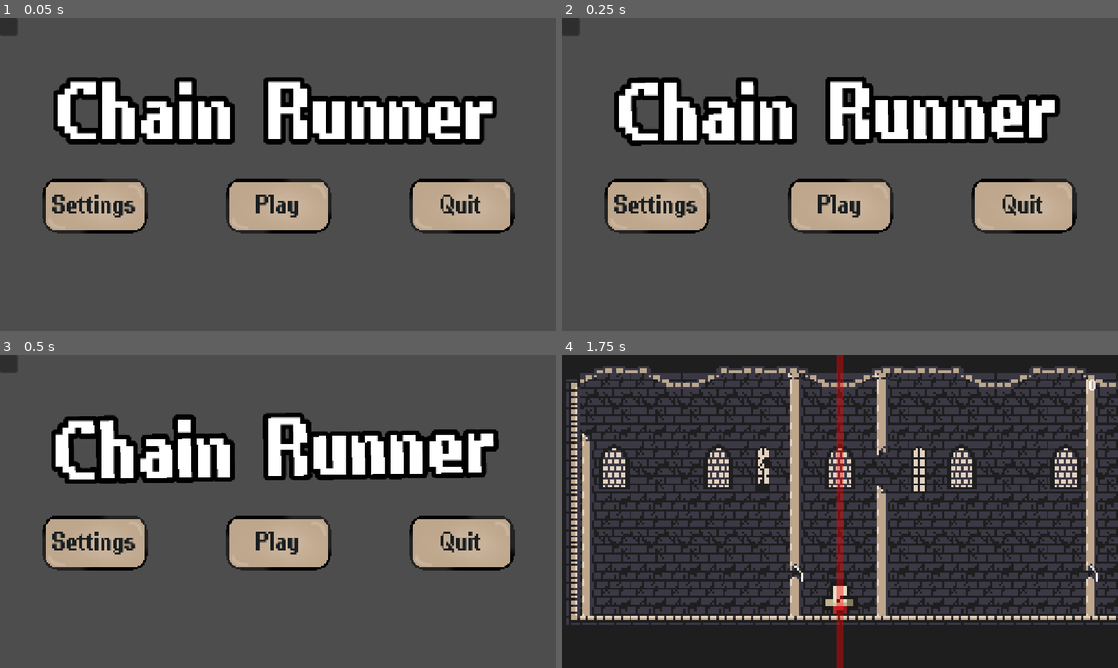
Above: before the commit, frames 1-4 (two rows, left to right).
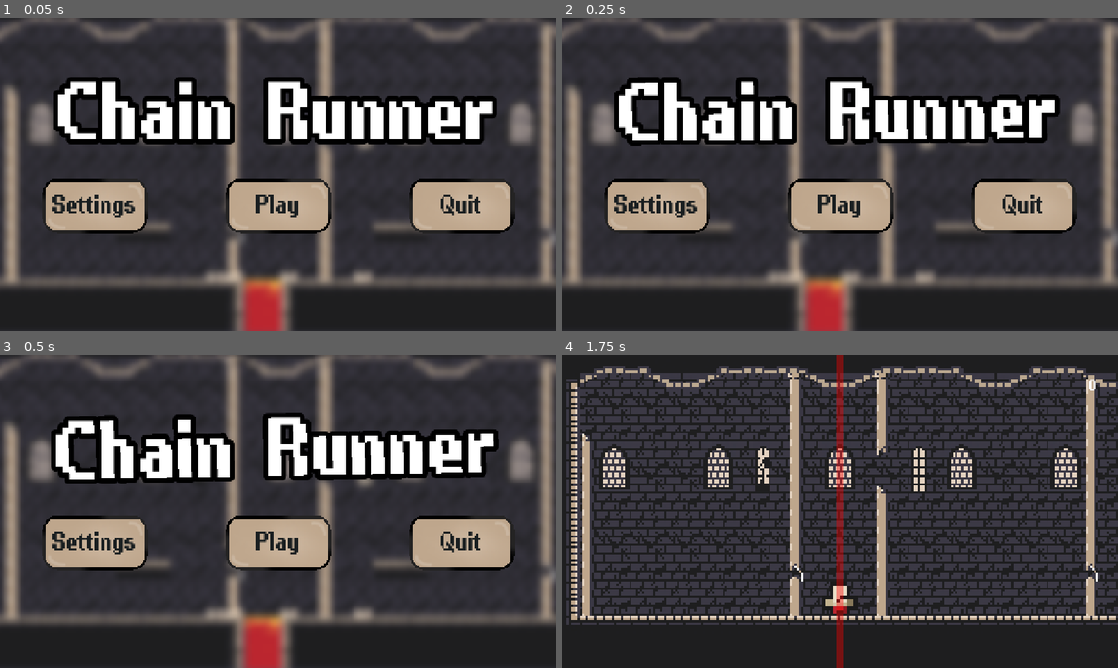
Above: after the commit, the same moments.

Repository: lucassillitoe/Steel_Jam_4_repo
Game: Godot game, scene res://Scenes/ui.tscn
The game is run twice, just before and just after one commit, with the same random seed, the same clock (stepped at 60 frames per second) and the same inputs.
Inputs (mouse positions are in pixels of both pictures, inside the frame that each line leads up to):
- Up to frame 1 (0.05 s): no input
- Up to frame 2 (0.25 s): no input
- Up to frame 3 (0.5 s): no input
- Up to frame 4 (1.75 s): click "Play" at 0.5 s; tap Enter (Enter playback) at 1.25 s; move the mouse to (962, 495) at 1.27 s; hold D (Right) from 1.28 s (still down); tap Shift (Dash) at 1.35 s; click (962, 495) at 1.42 s; tap Space (Jump) at 1.52 s

The runs differ from the first frame. In frame 1, 65% of the frame differs, in the area x 0-100%, y 0-100%; in frame 2, 65%; in frame 3, 65%; in frame 4, nothing differs.
Error before the commit: Parse Error: Expected expression for variable initial value after "=". (res://Scenes/death_screen.gd:16)

Commit message:
new main menu

Diff:
--- a/steel-jam-4/Scenes/death_screen.gd
+++ b/steel-jam-4/Scenes/death_screen.gd
@@ -13,7 +13,7 @@
 		_refresh()
 
 func _refresh() -> void:
-	var current_score :=
+	var current_score := GLOBAL_VARIABLES.Score
 	var highscore := int(SettingsManager.get_setting("GameStates", "Highscore"))
 	deathScore.text = score_label.text
 
--- a/steel-jam-4/Scenes/ui.tscn
+++ b/steel-jam-4/Scenes/ui.tscn
@@ -2,6 +2,8 @@
 
 [ext_resource type="Script" uid="uid://deo1xdctljyq6" path="res://Scripts/ui.gd" id="1_waa4j"]
 [ext_resource type="Texture2D" uid="uid://w42fookjjdli" path="res://Assets/Button Light.png" id="2_27fn8"]
+[ext_resource type="Texture2D" uid="uid://dlgo7tw04q7vt" path="res://Assets/image_2026-11-15_124452800.png" id="2_g0wmg"]
+[ext_resource type="Texture2D" uid="uid://c3bav027fx2rn" path="res://Assets/flying_fist.png" id="3_4vbiv"]
 [ext_resource type="FontFile" uid="uid://dwrhd47e71uvn" path="res://Assets/PixelPurl.ttf" id="3_27fn8"]
 [ext_resource type="Texture2D" uid="uid://tta7wasolwx1" path="res://Assets/Menu.png" id="4_nltto"]
 [ext_resource type="Texture2D" uid="uid://vncqpmxmptdy" path="res://Assets/Button.png" id="5_y4yjw"]
@@ -9,7 +11,18 @@
 [ext_resource type="Texture2D" uid="uid://ddtkh0j3pju7y" path="res://Assets/SliderBody.png" id="7_ok7cu"]
 [ext_resource type="AudioStream" uid="uid://dsx0wmlk815d7" path="res://Assets/Play.wav" id="8_mmixe"]
 [ext_resource type="AudioStream" uid="uid://btx38s3kdrkey" path="res://Assets/Select.wav" id="9_nt8jn"]
-[ext_resource type="PackedScene" uid="uid://d4jd0k8o0oehp" path="res://Scenes/Levels/Level_1.tscn" id="10_nt8jn"]
+
+[sub_resource type="ParticleProcessMaterial" id="ParticleProcessMaterial_3r70p"]
+particle_flag_disable_z = true
+emission_shape = 1
+emission_sphere_radius = 1280.0
+inherit_velocity_ratio = 0.137
+angular_velocity_min = -1.6093254e-05
+angular_velocity_max = 444.97998
+gravity = Vector3(0, 98, 0)
+scale_max = 2.0
+scale_over_velocity_max = 184.55
+color = Color(1, 1, 1, 0.34117648)
 
 [sub_resource type="LabelSettings" id="LabelSettings_tmtgh"]
 font = ExtResource("3_27fn8")
@@ -138,6 +151,25 @@
 grow_vertical = 2
 script = ExtResource("1_waa4j")
 
+[node name="Image20261115124452800" type="Sprite2D" parent="." unique_id=1487082124]
+position = Vector2(632.4444, 345.75003)
+scale = Vector2(2.4222562, 2.4222562)
+texture = ExtResource("2_g0wmg")
+
+[node name="Dust Particle" type="Node2D" parent="." unique_id=1162087534]
+position = Vector2(624, 334)
+scale = Vector2(2.4222562, 2.4222562)
+
+[node name="GPUParticles2D" type="GPUParticles2D" parent="Dust Particle" unique_id=1189253318]
+position = Vector2(-81, -360)
+amount = 14
+amount_ratio = 0.9066
+texture = ExtResource("3_4vbiv")
+lifetime = 2.7299999999999995
+explosiveness = 0.05
+randomness = 0.74
+process_material = SubResource("ParticleProcessMaterial_3r70p")
+
 [node name="Main Menu" type="Control" parent="." unique_id=1228653895]
 layout_mode = 1
 anchors_preset = 15
@@ -691,15 +723,6 @@
 [node name="AnimationPlayer" type="AnimationPlayer" parent="." unique_id=1100238323]
 libraries/ = SubResource("AnimationLibrary_g0wmg")
 
-[node name="Container" type="PanelContainer" parent="." unique_id=2025003879]
-layout_mode = 0
-offset_right = 40.0
-offset_bottom = 40.0
-
-[node name="SubViewport" type="SubViewport" parent="Container" unique_id=697755838]
-
-[node name="Level1" parent="Container/SubViewport" unique_id=666054743 instance=ExtResource("10_nt8jn")]
-
 [connection signal="pressed" from="Main Menu/Settings" to="." method="_on_settings_pressed"]
 [connection signal="pressed" from="Main Menu/Play" to="." method="_on_play_pressed"]
 [connection signal="pressed" from="Main Menu/Quit" to="." method="_on_quit_pressed"]
Binary file added: steel-jam-4/Assets/image_2026-11-15_124452800.png
Not shown, added: steel-jam-4/Assets/image_2026-11-15_124452800.png.import
